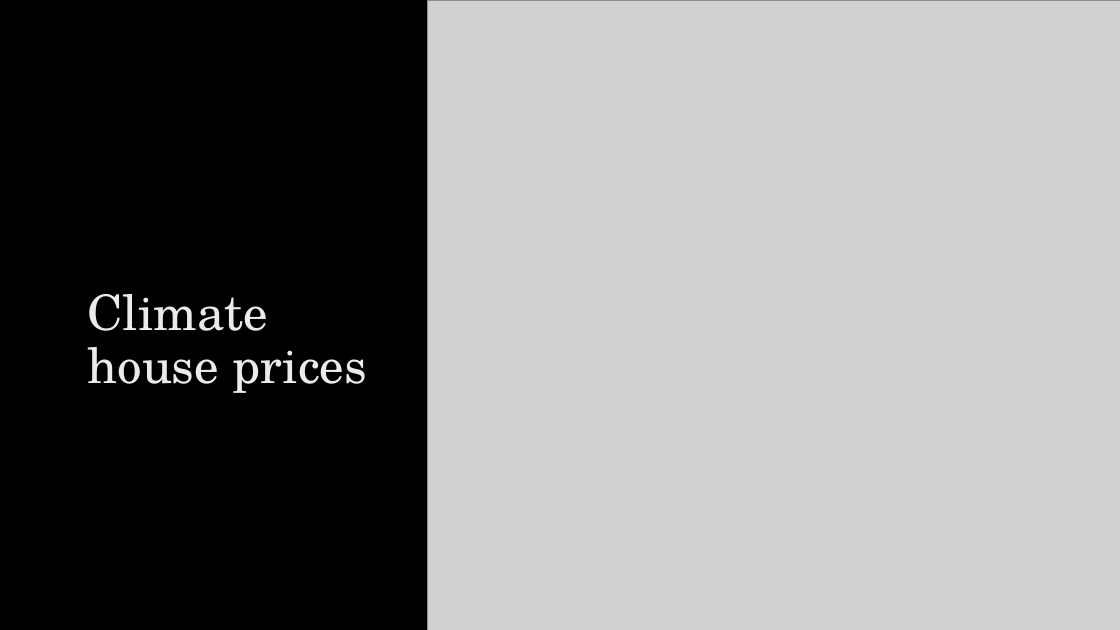
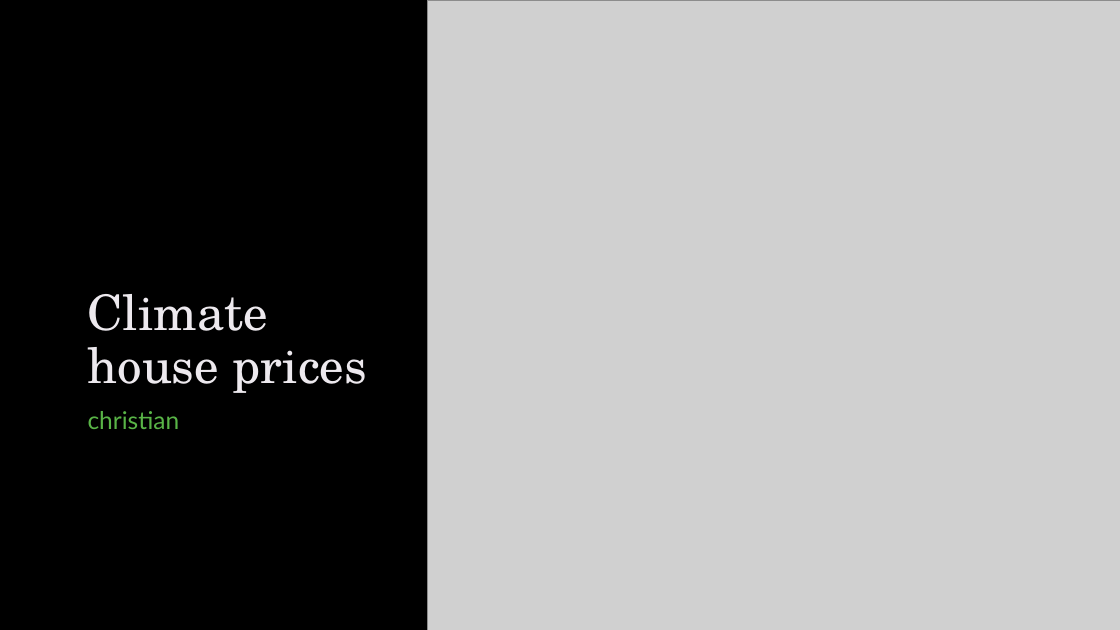
Before and after one commit to MadsCorfixen/Datavidenskab-P2, a slide deck: slide 1 of ASTA Eksamen/ASTA - Exam 1 .pptx. Drawn at 1120x630 pixels with LibreOffice and Linux fonts; fonts in the diff are those of the drawing; grey boxes stand for pictures; background and template pictures are left out. Boxes give left, top, right and bottom in pixels: in the first picture for what was removed or moved away, otherwise in the second. Text is boxed around its words. In the diff, an @@ line names an element or a change of style, - is before the commit and + after.

```diff
--- a/ASTA Eksamen/ASTA - Exam 1 .pptx
+++ b/ASTA Eksamen/ASTA - Exam 1 .pptx
@@ subtitle added at (x1=88, y1=411, x2=180, y2=429), 21 pt, text #59B447 @@
+christian
```
